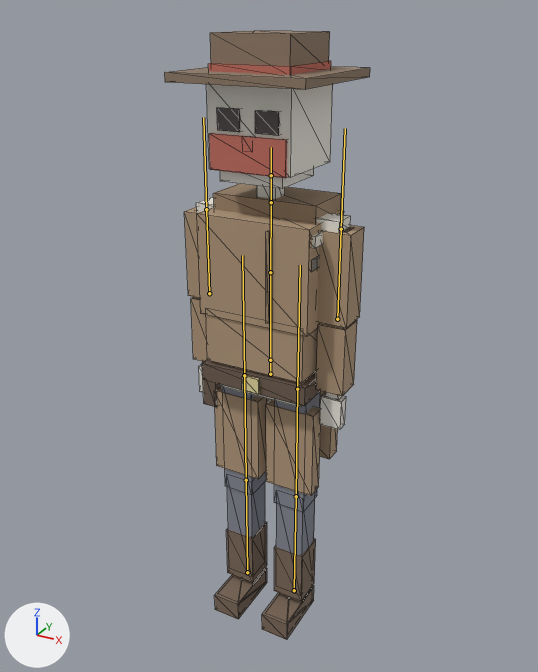
An edit to the glTF model games/builder/assets/hero-ranged.glb, drawn before and after from the same camera.
One viewpoint serves both versions: a 50 mm camera at (1.053, -1.926, 2.048) aimed at (-0.001, -0.01, 1.09). The axes (+X, +Y, +Z) are drawn at lower left. The lights are the same throughout. The older version comes first. The bones that bend it are drawn over the model as lines. Mesh edges are drawn as thin lines.

Names of what the first picture shows: 'HeroRangerMesh'.
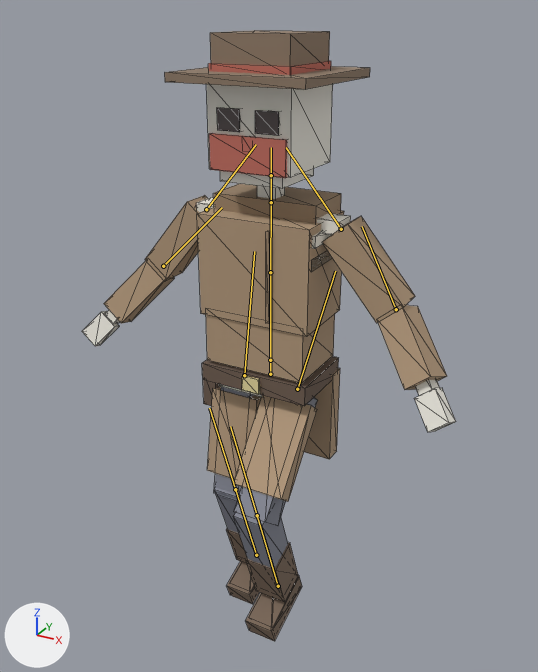
The newer file adds an action. The first version stands in its rest pose; the second is drawn at frame 24 of the action 'Air'.

What differs and where, as boxes [x1, y1, x2, y2] in the pictures (538 x 672 px):
```json
{"object": "HeroRangerMesh", "change": "posed", "before": [165, 30, 370, 640], "after": [82, 30, 456, 642], "on screen": "82% wider"}
{"bone": "upperArm_L", "before": "(341, 229) to (345, 128)", "after": "(341, 229) to (286, 147)"}
{"bone": "forearm_L", "before": "(337, 319) to (341, 229)", "after": "(396, 309) to (362, 226)"}
{"bone": "upperArm_R", "before": "(206, 209) to (203, 117)", "after": "(206, 209) to (256, 144)"}
{"bone": "forearm_R", "before": "(209, 293) to (206, 209)", "after": "(163, 266) to (222, 207)"}
{"bone": "upperLeg_L", "before": "(297, 389) to (300, 265)", "after": "(297, 389) to (335, 271)"}
{"bone": "lowerLeg_L", "before": "(296, 496) to (297, 389)", "after": "(257, 515) to (230, 426)"}
{"bone": "upperLeg_R", "before": "(244, 375) to (242, 255)", "after": "(244, 375) to (254, 251)"}
{"bone": "lowerLeg_R", "before": "(246, 480) to (244, 375)", "after": "(235, 489) to (209, 408)"}
```

The change, as JSON lines over the scene's bpy script:
```json
{"block": "bone_upperarm_l", "where": "bone_upperarm_l = bpy.data.objects['HeroRangerRig'].pose.bones['upperArm_L']  # child of 'chest'"}
{"op": "set", "path": "bone_upperarm_l.rotation_quaternion", "old": "(1.0, 0.0, 0.0, 0.0)", "new": "(0.94, 0.0, 0.0, 0.342)", "note": "degrees (0, 0, 0) -> degrees (0, 0, 40)"}
{"block": "bone_forearm_l", "where": "bone_forearm_l = bpy.data.objects['HeroRangerRig'].pose.bones['forearm_L']  # child of 'upperArm_L'"}
{"op": "set", "path": "bone_forearm_l.rotation_quaternion", "old": "(1.0, 0.0, 0.0, 0.0)", "new": "(0.976, -0.216, 0.0, 0.0)", "note": "degrees (0, 0, 0) -> degrees (-25, 0, 0)"}
{"block": "bone_upperarm_r", "where": "bone_upperarm_r = bpy.data.objects['HeroRangerRig'].pose.bones['upperArm_R']  # child of 'chest'"}
{"op": "set", "path": "bone_upperarm_r.rotation_quaternion", "old": "(1.0, 0.0, 0.0, 0.0)", "new": "(0.94, 0.0, 0.0, -0.342)", "note": "degrees (0, 0, 0) -> degrees (0, 0, -40)"}
{"block": "bone_forearm_r", "where": "bone_forearm_r = bpy.data.objects['HeroRangerRig'].pose.bones['forearm_R']  # child of 'upperArm_R'"}
{"op": "set", "path": "bone_forearm_r.rotation_quaternion", "old": "(1.0, 0.0, 0.0, 0.0)", "new": "(0.976, -0.216, 0.0, 0.0)", "note": "degrees (0, 0, 0) -> degrees (-25, 0, 0)"}
{"block": "bone_upperleg_l", "where": "bone_upperleg_l = bpy.data.objects['HeroRangerRig'].pose.bones['upperLeg_L']  # child of 'hips'"}
{"op": "set", "path": "bone_upperleg_l.rotation_quaternion", "old": "(1.0, 0.0, 0.0, 0.0)", "new": "(0.94, -0.342, 0.0, 0.0)", "note": "degrees (0, 0, 0) -> degrees (-40, 0, 0)"}
{"block": "bone_lowerleg_l", "where": "bone_lowerleg_l = bpy.data.objects['HeroRangerRig'].pose.bones['lowerLeg_L']  # child of 'upperLeg_L'"}
{"op": "set", "path": "bone_lowerleg_l.rotation_quaternion", "old": "(1.0, 0.0, 0.0, 0.0)", "new": "(0.866, 0.5, 0.0, 0.0)", "note": "degrees (0, 0, 0) -> degrees (60, 0, 0)"}
{"block": "bone_upperleg_r", "where": "bone_upperleg_r = bpy.data.objects['HeroRangerRig'].pose.bones['upperLeg_R']  # child of 'hips'"}
{"op": "set", "path": "bone_upperleg_r.rotation_quaternion", "old": "(1.0, 0.0, 0.0, 0.0)", "new": "(0.996, -0.087, 0.0, 0.0)", "note": "degrees (0, 0, 0) -> degrees (-10, 0, 0)"}
{"block": "bone_lowerleg_r", "where": "bone_lowerleg_r = bpy.data.objects['HeroRangerRig'].pose.bones['lowerLeg_R']  # child of 'upperLeg_R'"}
{"op": "set", "path": "bone_lowerleg_r.rotation_quaternion", "old": "(1.0, 0.0, 0.0, 0.0)", "new": "(0.966, 0.259, 0.0, 0.0)", "note": "degrees (0, 0, 0) -> degrees (30, 0, 0)"}
```
